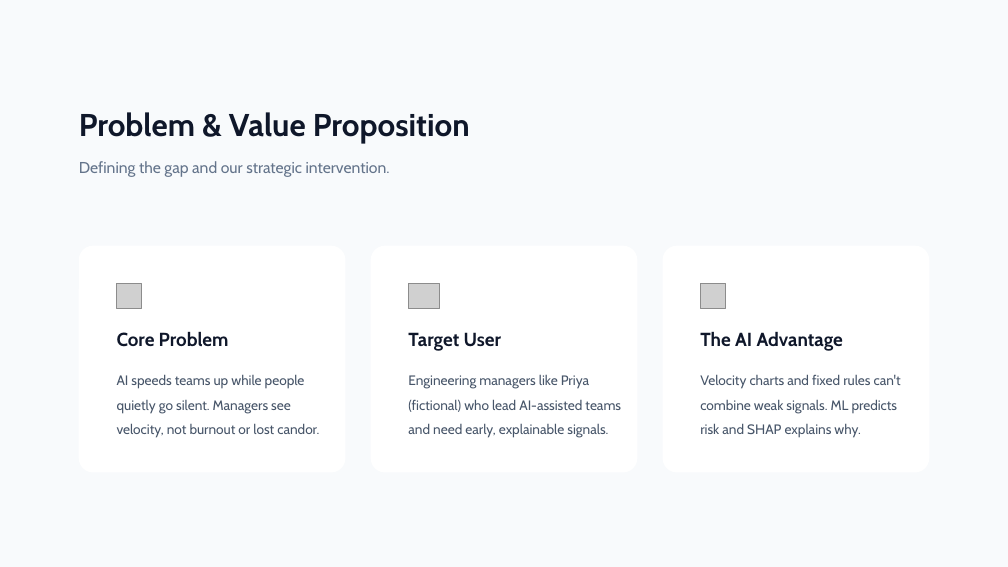
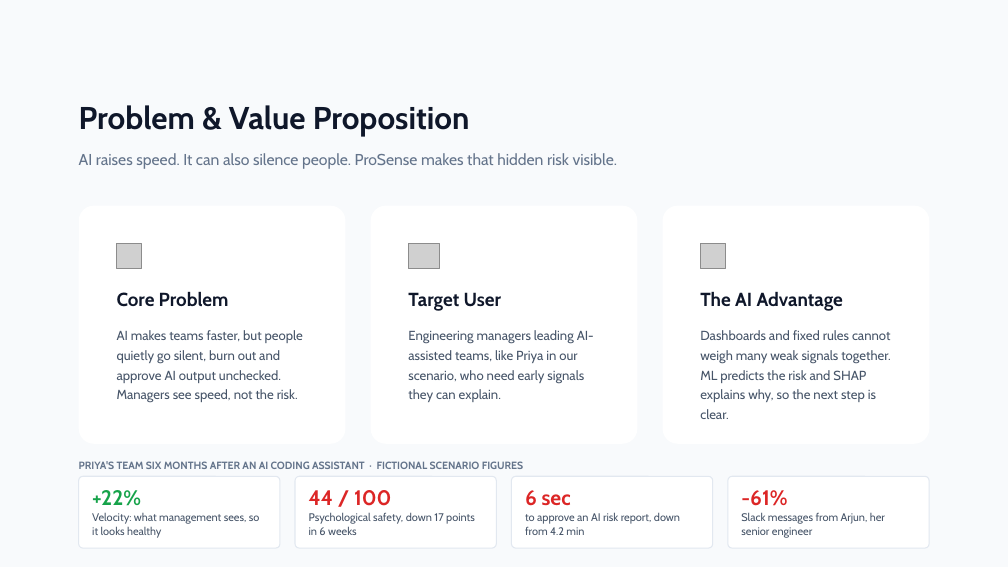
Before and after one commit to deepkantmba-collab/prosense-dashboard, a slide deck: slide 3 of deck/ProSense_AI_Capstone_Deck.pptx. Drawn at 1008x567 pixels with LibreOffice and Linux fonts; fonts in the diff are those of the drawing; grey boxes stand for pictures. Boxes give left, top, right and bottom in pixels: in the first picture for what was removed or moved away, otherwise in the second. Text is boxed around its words. In the diff, an @@ line names an element or a change of style, - is before the commit and + after.

```diff
--- a/deck/ProSense_AI_Capstone_Deck.pptx
+++ b/deck/ProSense_AI_Capstone_Deck.pptx
@@ text "Problem & Value Proposition": place and size @@
-text "Problem & Value Proposition" at (79,112,470,143)
+text "Problem & Value Proposition" at (79,105,470,136)
@@ text at (79,153,618,169): text changed @@
-Defining the gap and our strategic intervention.
+AI raises speed. It can also silence people. ProSense makes that hidden risk visible.
@@ rounded rectangle: place and size @@
-rounded rectangle at (79,246,346,473)
+rounded rectangle at (79,206,346,444)
@@ rounded rectangle: place and size @@
-rounded rectangle at (371,246,637,473)
+rounded rectangle at (371,206,637,444)
@@ rounded rectangle: place and size @@
-rounded rectangle at (662,246,929,473)
+rounded rectangle at (662,206,929,444)
@@ 3 pictures, 3 texts: place and size @@
-3 pictures, 3 texts at (116,284,843,351)
+3 pictures, 3 texts at (116,243,843,311)
@@ text at (117,330,303,403): text changed; size 13 to 12.5 pt @@
-AI speeds teams up while people quietly go silent. Managers see velocity, not burnout or lost candor.
+AI makes teams faster, but people quietly go silent, burn out and approve AI output unchecked. Managers see speed, not the risk.
@@ text at (408,330,594,402): text changed; size 13 to 12.5 pt @@
-Engineering managers like Priya (fictional) who lead AI-assisted teams and need early, explainable signals.
+Engineering managers leading AI-assisted teams, like Priya in our scenario, who need early signals they can explain.
@@ text at (700,330,891,419): text changed; size 13 to 12.5 pt @@
-Velocity charts and fixed rules can't combine weak signals. ML predicts risk and SHAP explains why.
+Dashboards and fixed rules cannot weigh many weak signals together. ML predicts the risk and SHAP explains why, so the next step is clear.
@@ text added at (79,461,523,469), 10 pt, text #64748B, bold @@
+PRIYA'S TEAM SIX MONTHS AFTER AN AI CODING ASSISTANT · FICTIONAL SCENARIO FIGURES
@@ rounded rectangle added at (79,476,280,548), fill #FFFFFF, outline #E2E8F0 1 pt @@
@@ rounded rectangle added at (295,476,496,548), fill #FFFFFF, outline #E2E8F0 1 pt @@
@@ rounded rectangle added at (511,476,712,548), fill #FFFFFF, outline #E2E8F0 1 pt @@
@@ rounded rectangle added at (728,476,929,548), fill #FFFFFF, outline #E2E8F0 1 pt @@
@@ text added at (92,490,260,537), 10.5 pt, text #475569 @@
++22%
+Velocity: what management sees, so it looks healthy
@@ text added at (309,490,475,535), 10.5 pt, text #475569 @@
+44 / 100
+Psychological safety, down 17 points in 6 weeks
@@ text added at (525,490,680,535), 10.5 pt, text #475569 @@
+6 sec
+to approve an AI risk report, down from 4.2 min
@@ text added at (741,490,885,537), 10.5 pt, text #475569 @@
+-61%
+Slack messages from Arjun, her senior engineer
```
Also in this commit, not shown: 11 other slides changed, 4 slides added.
